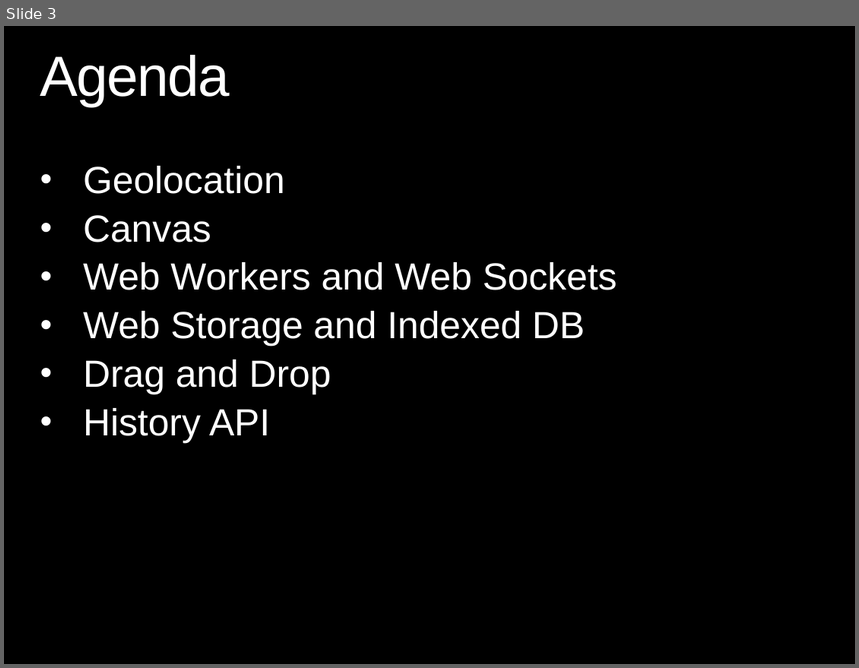
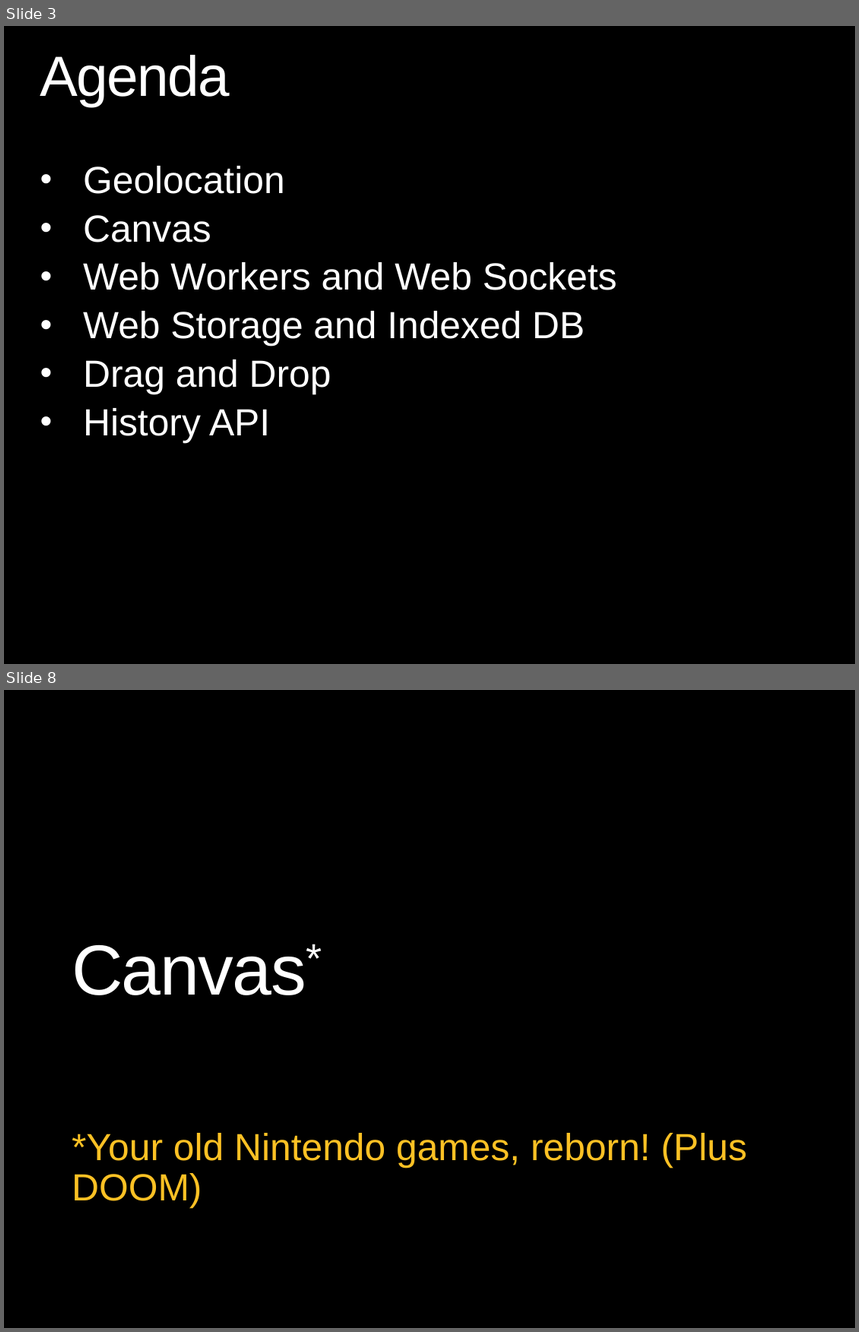
Before and after one commit to theClarkSell/HTML5-Compiler, a slide deck: 4 - JavaScript API/JavaScript APIs.pptx. Shown one above the other, each under a label of ours: slide 3 before the commit, slides 3 and 8 after it; the slides between them are not shown. The pictures are 859x668 and 859x1332 pixels, drawn with LibreOffice and Linux fonts; fonts in the diff are those of the drawing; background and template pictures are left out. Boxes give left, top, right and bottom in pixels: in the first picture for what was removed or moved away, otherwise in the second. Text is boxed around its words. In the diff, an @@ line names an element or a change of style, - is before the commit and + after.

```diff
--- a/4 - JavaScript API/JavaScript APIs.pptx
+++ b/4 - JavaScript API/JavaScript APIs.pptx
@@ slide 8 added at (4,690,855,1328), background picture (left out) @@
@@ title added at (72,945,306,996), 60 pt, text #FFFFFF @@
+Canvas*
@@ subtitle added at (72,1133,747,1209), 32 pt, text #FFC425 @@
+*Your old Nintendo games, reborn! (Plus DOOM)
```
Also in this commit, not shown: 8 slides changed, 18 other slides added, 13 slides removed, 2 other files.
